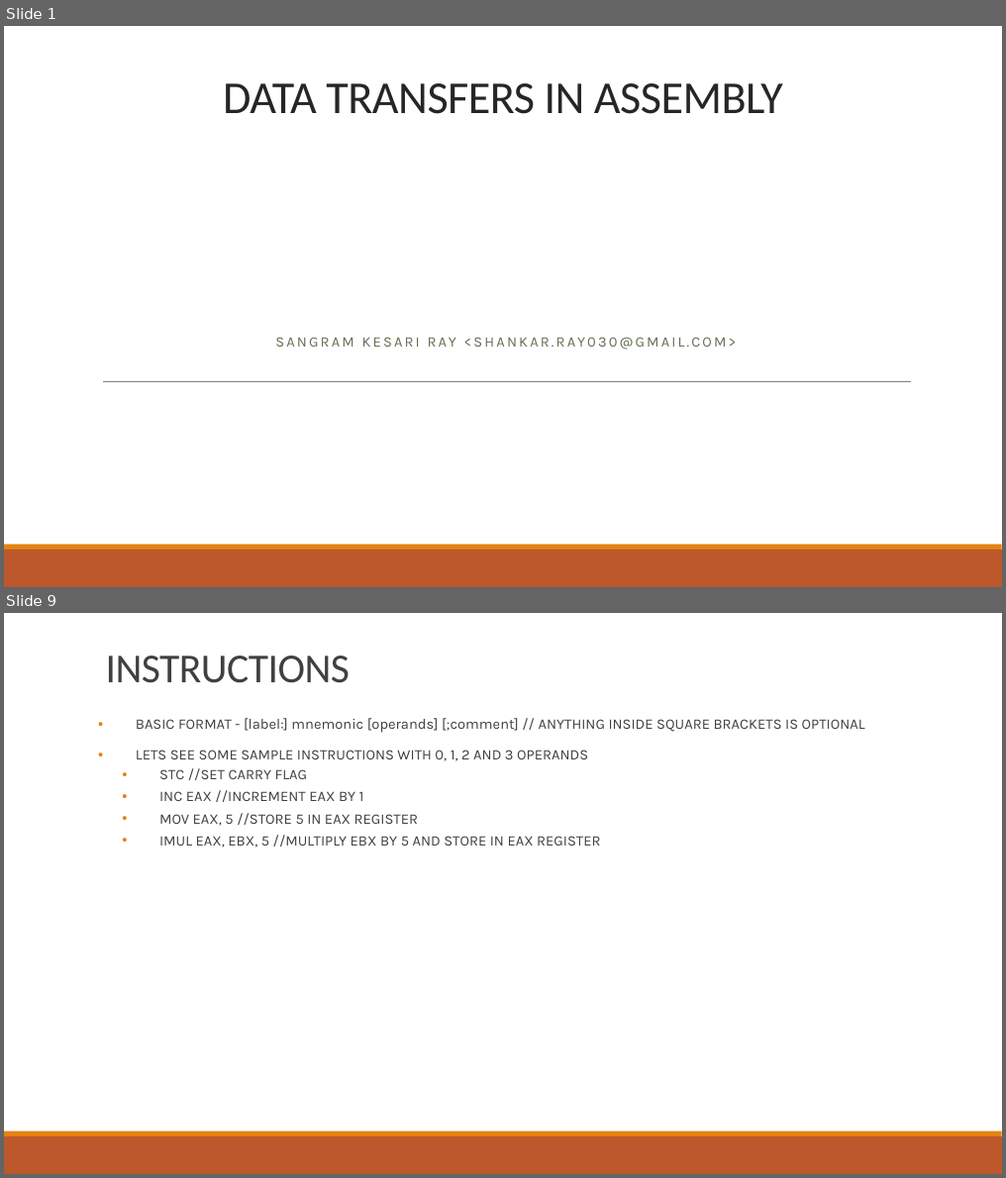
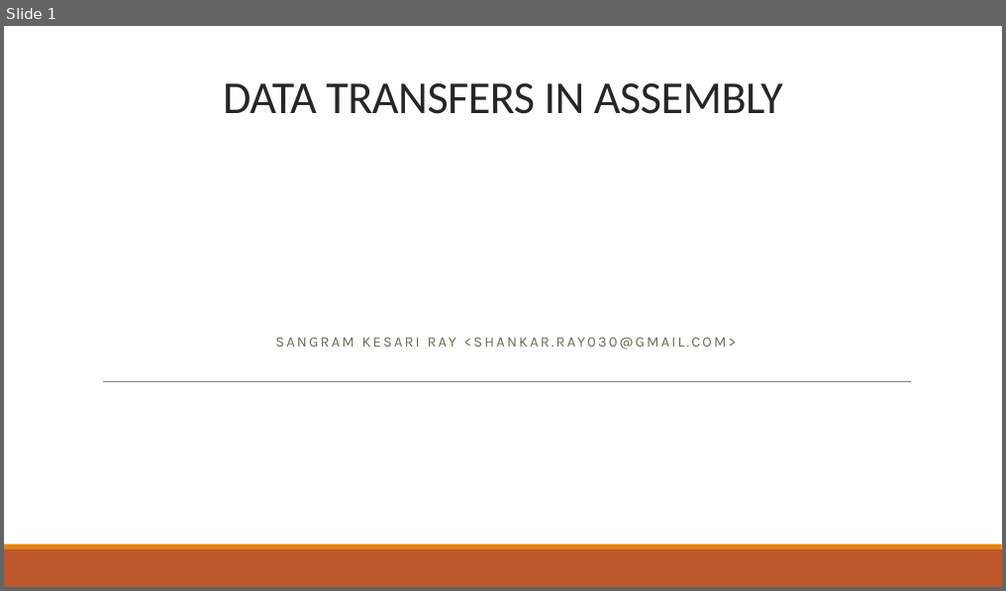
Before and after one commit to b1nch3f/Assembly-Language-Tutorials-for-Windows, a slide deck: 04 Data Transfers/Data Transfers.pptx. Shown one above the other, each under a label of ours: slides 1 and 9 before the commit, slide 1 after it; the slides between them are not shown. The pictures are 1006x1178 and 1006x591 pixels, drawn with LibreOffice and Linux fonts; fonts in the diff are those of the drawing. Boxes give left, top, right and bottom in pixels: in the first picture for what was removed or moved away, otherwise in the second. Text is boxed around its words. In the diff, an @@ line names an element or a change of style, - is before the commit and + after.

```diff
--- a/04 Data Transfers/Data Transfers.pptx
+++ b/04 Data Transfers/Data Transfers.pptx
@@ slide 9 removed at (x1=4, y1=613, x2=1002, y2=1174), background #FFFFFF; not listed: 2 template elements that a slide beside it also shows @@
@@ title removed at (x1=106, y1=656, x2=350, y2=683) @@
-INSTRUCTIONS
@@ subtitle removed at (x1=136, y1=718, x2=865, y2=848) @@
-• BASIC FORMAT - [label:] mnemonic [operands] [;comment] // ANYTHING INSIDE SQUARE BRACKETS IS OPTIONAL
-• LETS SEE SOME SAMPLE INSTRUCTIONS WITH 0, 1, 2 AND 3 OPERANDS
-  • STC //SET CARRY FLAG
-  • INC EAX //INCREMENT EAX BY 1
-  • MOV EAX, 5 //STORE 5 IN EAX REGISTER
-  • IMUL EAX, EBX, 5 //MULTIPLY EBX BY 5 AND STORE IN EAX REGISTER
```
Also in this commit, not shown: 7 slides added, 18 other slides removed, 16 other files.
